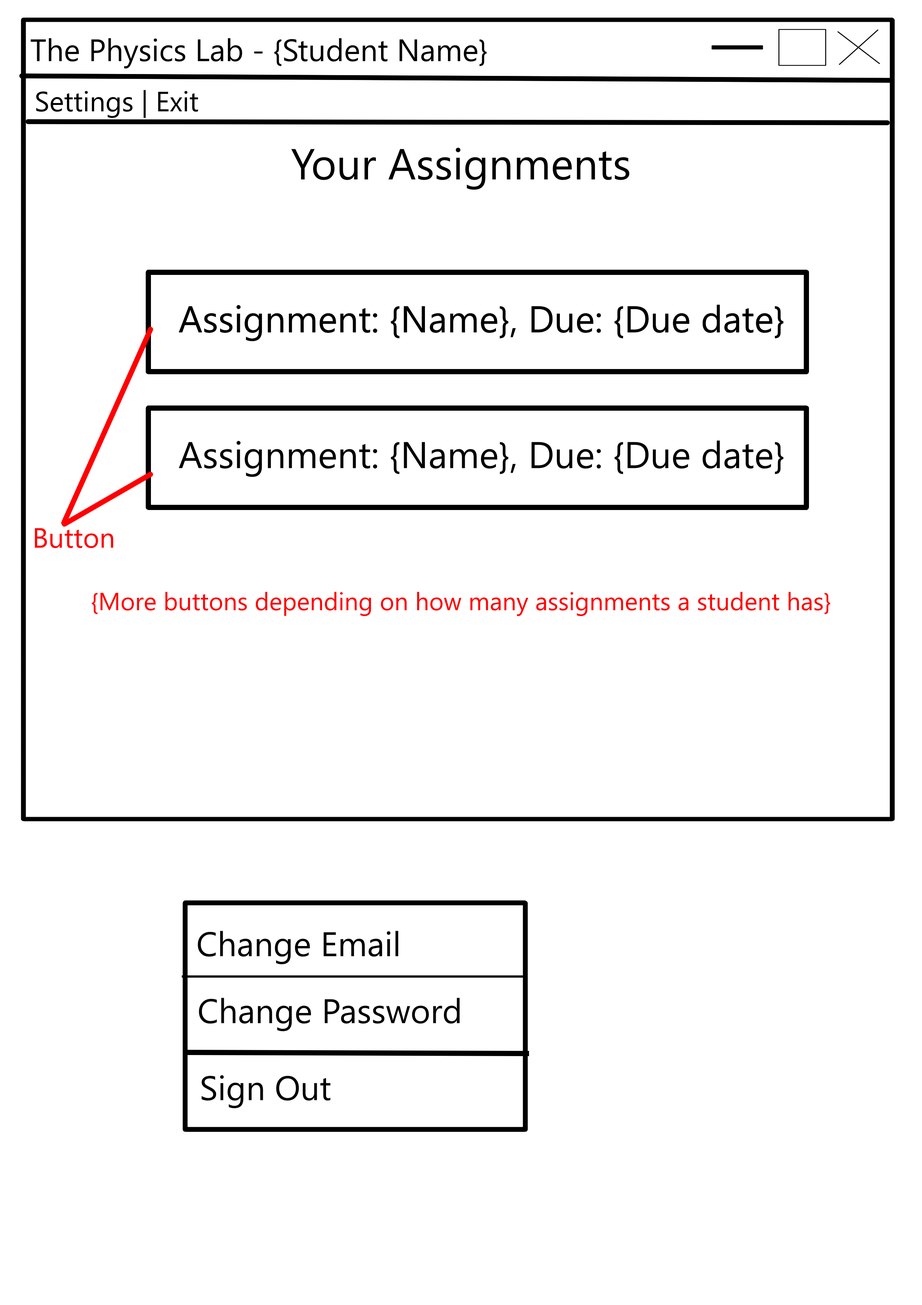
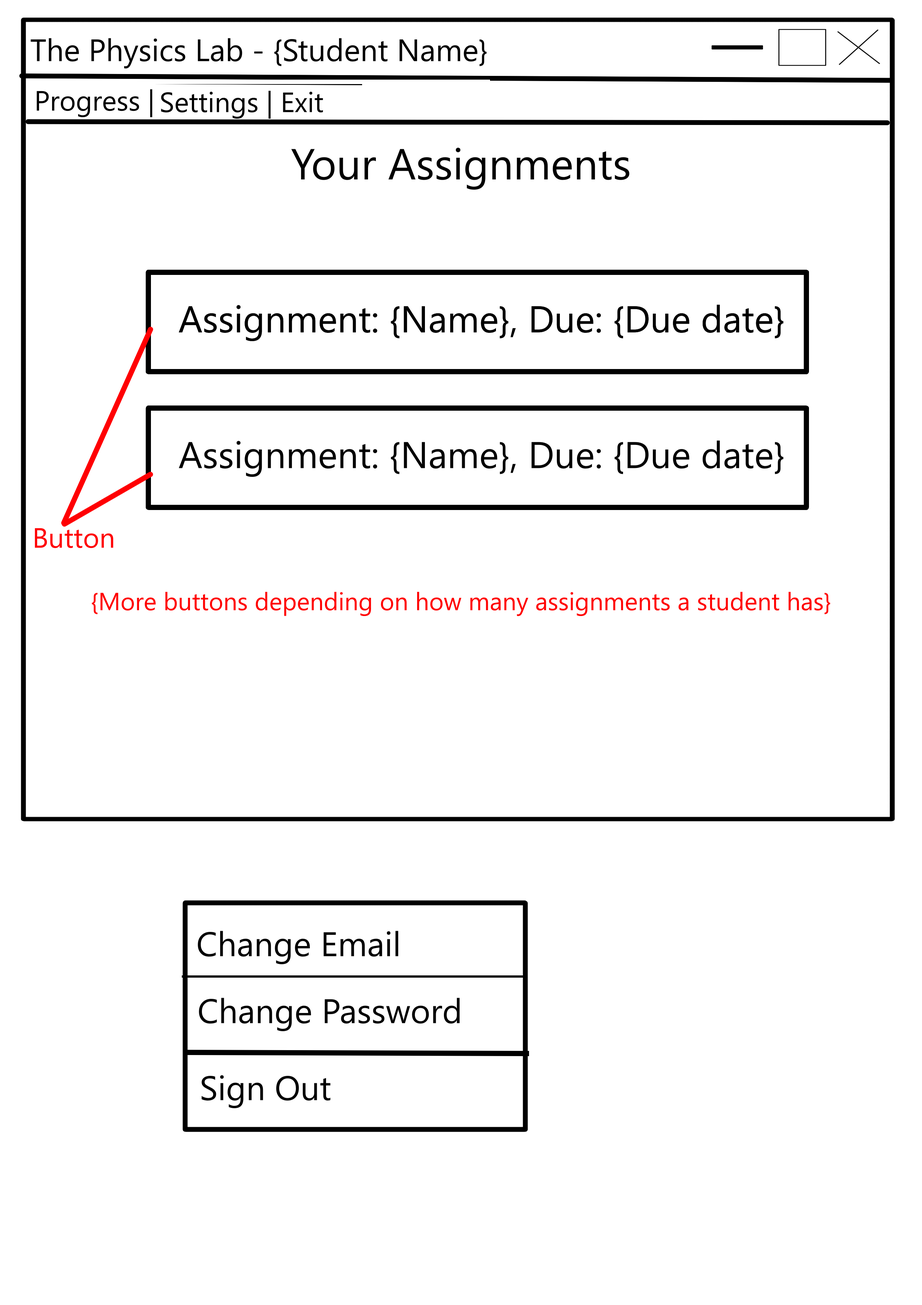
Comparing the layer stacks of the two 922 × 1305 images. Changes:
painted on "Paint Layer 1" over [36, 79, 491, 119]
